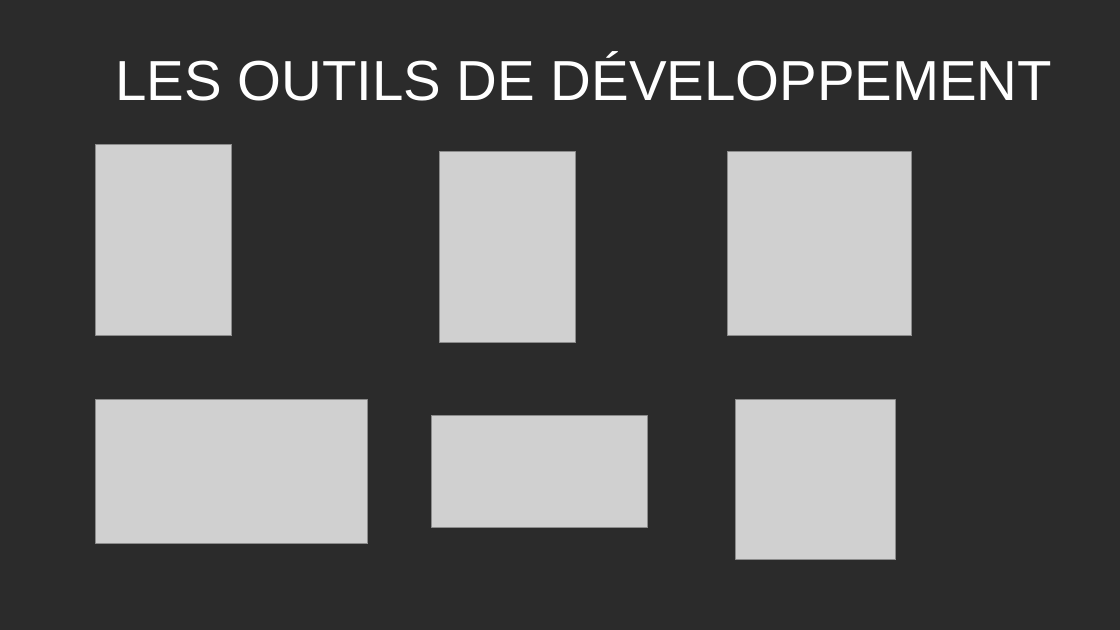
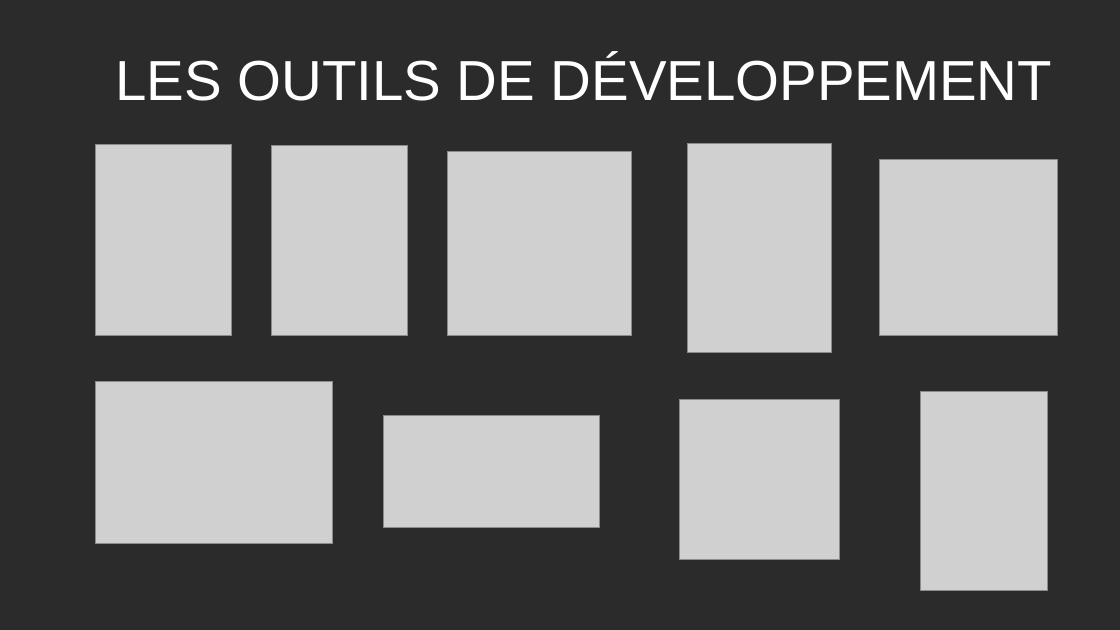
Before and after one commit to Lukam90/Sym-CRM, a slide deck: slide 6 of application/document/Presentation-Sym-CRM-LH.odp. Drawn at 1120x630 pixels with LibreOffice and Linux fonts; fonts in the diff are those of the drawing; grey boxes stand for pictures; background and template pictures are left out; a plain dark background stands for a picture behind light text. Boxes give left, top, right and bottom in pixels: in the first picture for what was removed or moved away, otherwise in the second. Text is boxed around its words. In the diff, an @@ line names an element or a change of style, - is before the commit and + after.

Commit message:
MAJ Presentation V3

```diff
--- a/application/document/Presentation-Sym-CRM-LH.odp
+++ b/application/document/Presentation-Sym-CRM-LH.odp
@@ picture moved from (x1=440, y1=152, x2=576, y2=344) to (x1=272, y1=145, x2=409, y2=336) @@
@@ picture resized from (x1=736, y1=400, x2=895, y2=560) to (x1=688, y1=144, x2=832, y2=353) @@
@@ picture moved from (x1=729, y1=152, x2=913, y2=336) to (x1=448, y1=152, x2=632, y2=336) @@
@@ picture added at (x1=880, y1=160, x2=1058, y2=335) @@
@@ picture added at (x1=96, y1=381, x2=332, y2=544) @@
@@ picture resized from (x1=96, y1=400, x2=368, y2=545) to (x1=384, y1=416, x2=600, y2=527) @@
@@ picture resized from (x1=432, y1=416, x2=647, y2=527) to (x1=680, y1=400, x2=839, y2=560) @@
@@ picture added at (x1=921, y1=392, x2=1048, y2=590) @@
```
Also in this commit, not shown: 9 other files.
